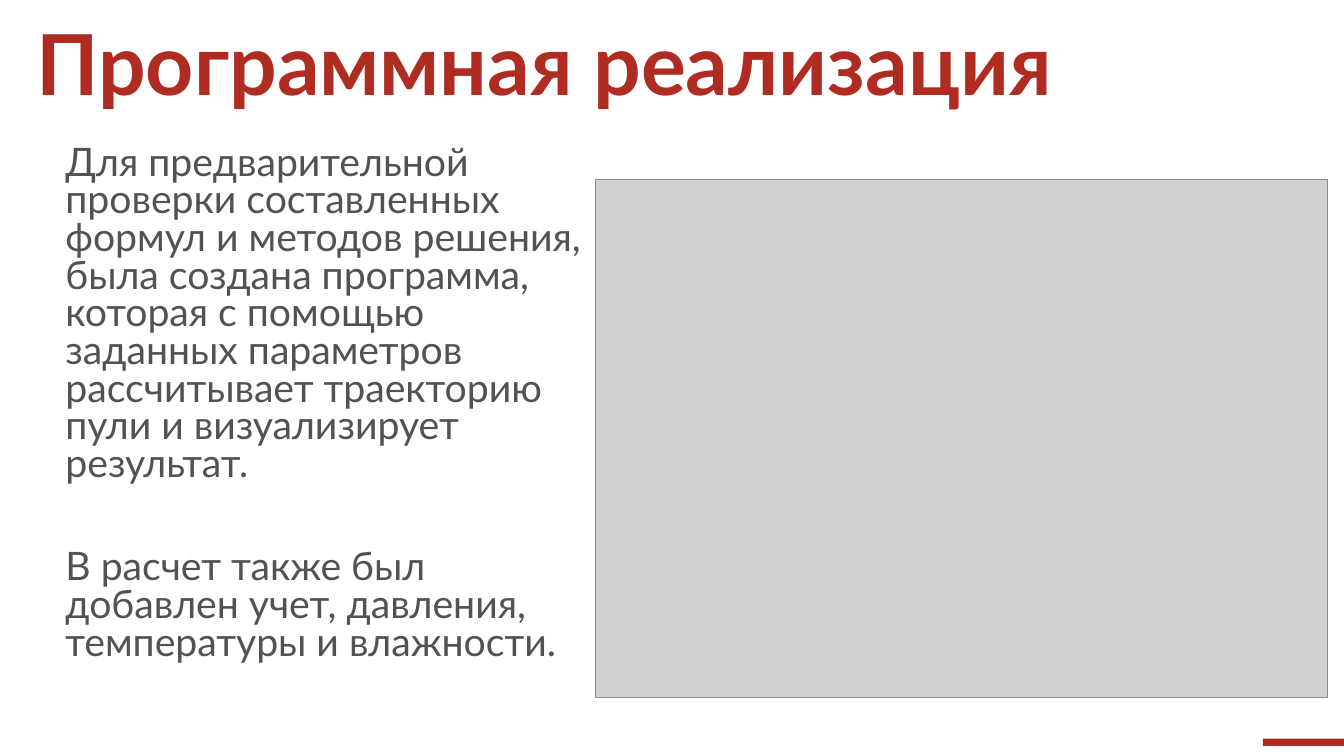
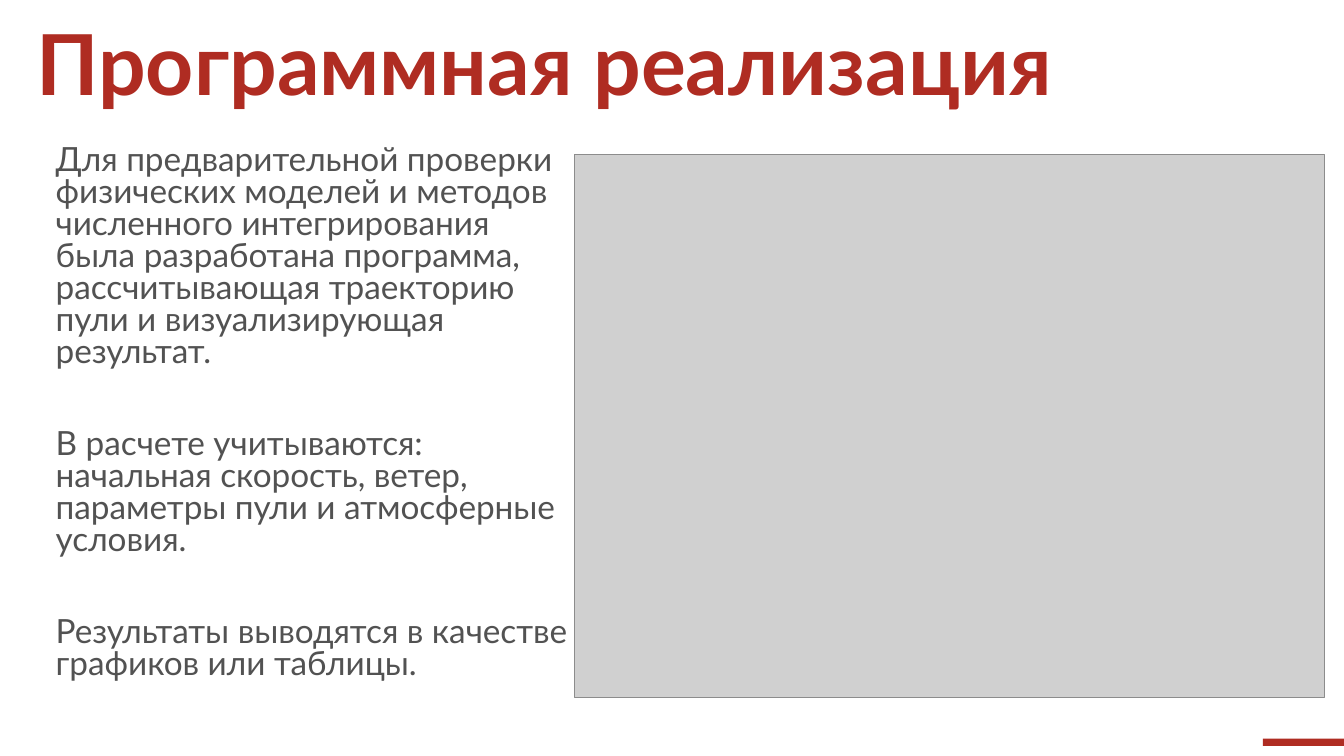
Before and after one commit to FasterXaos/Algorithms_and_data_structures, a slide deck: slide 6 of Ballistic_Calculator/Reporting/InterimWorkReport.pptx. Drawn at 1344x756 pixels with LibreOffice and Linux fonts; fonts in the diff are those of the drawing; grey boxes stand for pictures; background and template pictures are left out. Boxes give left, top, right and bottom in pixels: in the first picture for what was removed or moved away, otherwise in the second. Text is boxed around its words. In the diff, an @@ line names an element or a change of style, - is before the commit and + after.

```diff
--- a/Ballistic_Calculator/Reporting/InterimWorkReport.pptx
+++ b/Ballistic_Calculator/Reporting/InterimWorkReport.pptx
@@ text at [56,147,567,681]: text changed; size 28 to 23.8 pt @@
-Для предварительной проверки составленных формул и методов решения, была создана программа, которая с помощью заданных параметров рассчитывает траекторию пули и визуализирует результат.
-В расчет также был добавлен учет, давления, температуры и влажности.
+Для предварительной проверки физических моделей и методов численного интегрирования была разработана программа, рассчитывающая траекторию пули и визуализирующая результат.
+В расчете учитываются: начальная скорость, ветер, параметры пули и атмосферные условия.
+Результаты выводятся в качестве графиков или таблицы.
@@ picture: place and size @@
-picture at [595,179,1328,697]
+picture at [575,155,1326,698]
```
Also in this commit, not shown: 5 other slides changed, 6 other files.
